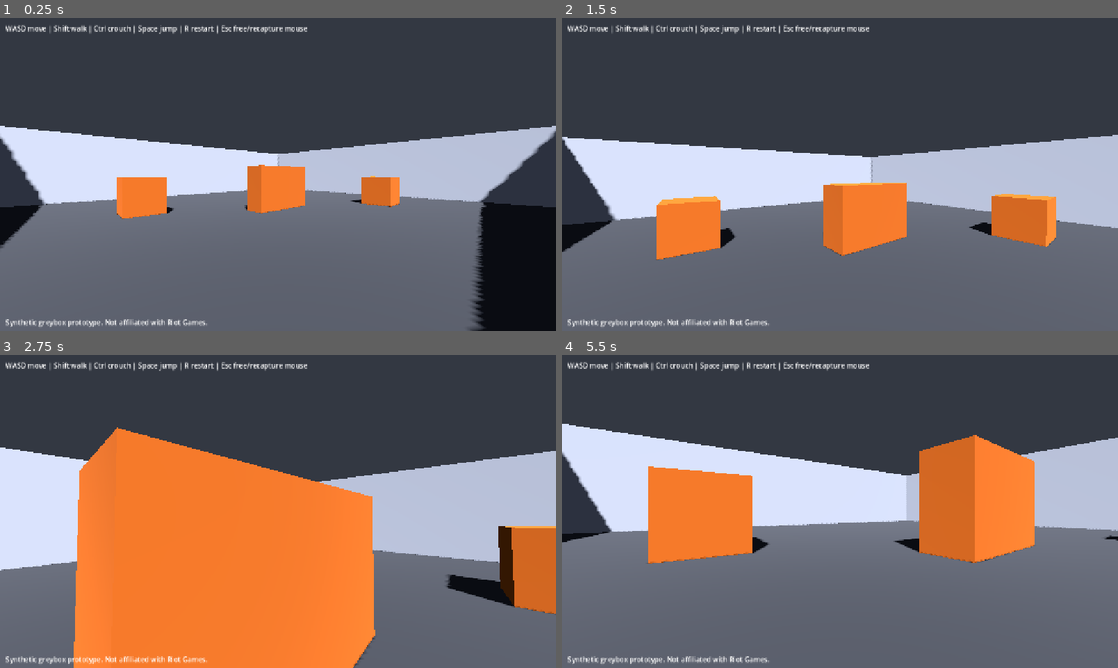
Above: before the commit, frames 1-4 (two rows, left to right).
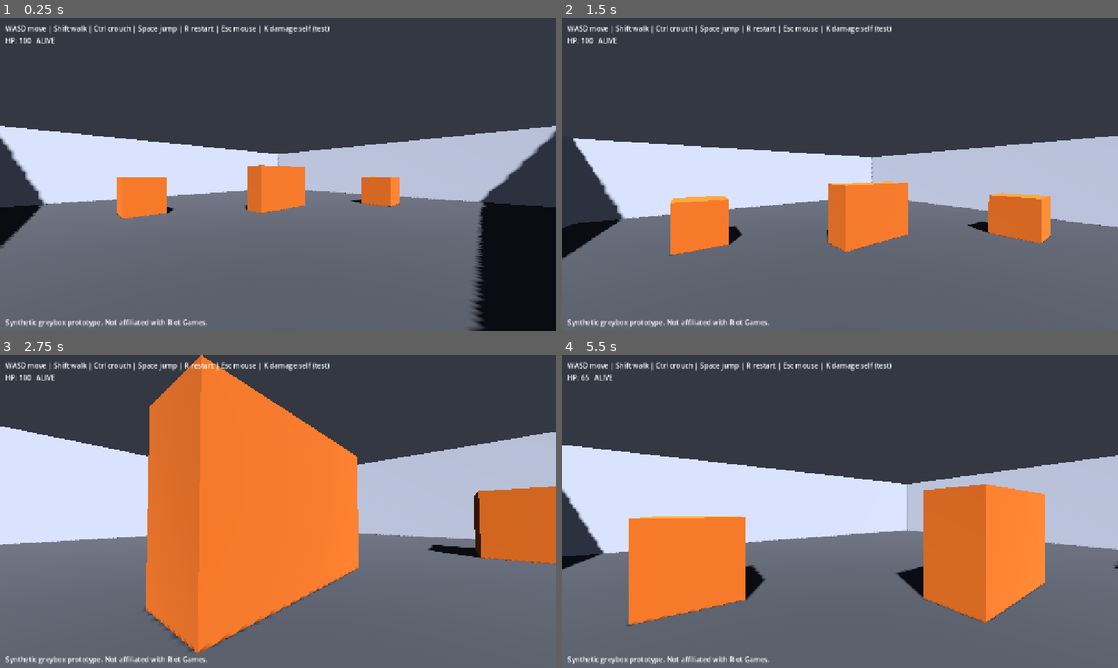
Above: after the commit, the same moments.

Repository: Wonho2007/callout-trainer
Game: Godot game, scene res://scenes/main.tscn
Same seed, same stepped clock (60 frames per second), same inputs: the game is played once before the commit and once after it.
Inputs (mouse positions are in pixels of both pictures, inside the frame that each line leads up to):
- Up to frame 1 (0.25 s): no input
- Up to frame 2 (1.5 s): tap Enter at 0.5 s; move the mouse to (867, 174) at 0.52 s; hold Ctrl (crouch, bound only after the commit) 0.53-1.28 s; hold W (move_forward) from 0.53 s (still down); tap Space (jump) at 0.77, 1.07 s; tap Shift (crouch, bound only before the commit) at 0.8, 1.35 s; move the mouse to (812, 174) at 1.27 s
- Up to frame 3 (2.75 s): keep holding W (move_forward); tap Space (jump) at 1.52, 1.55, 1.82, 2.1 s; move the mouse to (289, 505) at 2.02 s; hold Ctrl (crouch, bound only after the commit) from 2.03 s (still down)
- Up to frame 4 (5.5 s): keep holding W (move_forward); move the mouse to (834, 517) at 2.77 s; release Ctrl (crouch, bound only after the commit) at 2.78 s; tap Ctrl (crouch, bound only after the commit) at 2.85, 4.35 s; tap Space (jump) at 3.02, 3.32, 3.77, 3.8, 4.07, 4.52, 4.82 s; tap Shift (crouch, bound only before the commit) at 3.05 s; move the mouse to (878, 514) at 3.52 s; hold Shift (crouch, bound only before the commit) 3.53-4.28 s; tap R (restart) at 4.15 s; move the mouse to (795, 508) at 4.27 s; tap K (debug_damage_self, bound only after the commit) at 4.9 s; move the mouse to (845, 511) at 5.02 s; hold Shift (crouch, bound only before the commit) from 5.03 s (still down)

The runs differ from the first frame. In frame 1, 0.3% of the frame differs, in the area x 1-60%, y 2-9%; in frame 2, 3.3%; in frame 3, 37%, in the area x 0-100%, y 0-100%; in frame 4, 23%.

Commit message:
Add damage/death handling; keep comms alive after player death
ActorBase gains is_alive, a died signal (no hidden truth), apply_damage
passthrough and a Health died connection; teleport_to revives on restart.
Player gains a Health node; on death the player stops moving but keeps
mouse-look and the input/comms channel (COMMUNICATION_COACHING). A temporary
debug key (K) applies damage for testing until weapons exist. Fix swapped
crouch/walk bindings (crouch=Ctrl, walk=Shift).

Verified in Godot 4.4.1: HP drops and death triggers on K; mouse-look works
while dead; R restarts and revives. check_repo.py passes.

Diff:
--- a/actors/actor_base.gd
+++ b/actors/actor_base.gd
@@ -32,8 +32,37 @@
 ## Optional health component child named "Health", if present.
 @onready var health: Health = get_node_or_null("Health")
 
+## Emitted when this actor dies (combatant state only). Carries no hidden
+## truth — just that this actor died. Consumers: round logic, and Person 3's
+## grader via permitted event forwarding. Does NOT expose a killer.
+signal died
+
+## False once dead: a dead actor stops moving as a combatant. Death does not
+## free the node and (for the player) does not disable the comms/input channel —
+## the player must still be able to report after dying (COMMUNICATION_COACHING).
+var is_alive: bool = true
+
+
+func _ready() -> void:
+	if health:
+		health.died.connect(_on_health_died)
+
+
+func _on_health_died() -> void:
+	is_alive = false
+	move_dir = Vector3.ZERO
+	died.emit()
+
 
 func _physics_process(delta: float) -> void:
+	# A dead combatant does not move, but still falls so it rests on the floor.
+	if not is_alive:
+		_apply_gravity(delta)
+		velocity.x = 0.0
+		velocity.z = 0.0
+		move_and_slide()
+		return
+
 	_apply_gravity(delta)
 	if _want_jump and is_on_floor():
 		velocity.y = jump_velocity
@@ -87,10 +116,19 @@
 	return to.length()
 
 
-## Place the actor at a spawn marker (position + yaw). Resets velocity/health.
+## Apply damage via the Health component (if any). The physical executor side;
+## weapons and area effects call this. Does nothing if no Health or already dead.
+func apply_damage(amount: float) -> void:
+	if health:
+		health.apply_damage(amount)
+
+
+## Place the actor at a spawn marker (position + yaw). Resets velocity/health
+## and revives the combatant (used on round restart).
 func teleport_to(marker: Marker3D) -> void:
 	global_position = marker.global_position
 	rotation.y = marker.rotation.y
 	velocity = Vector3.ZERO
+	is_alive = true
 	if health:
 		health.reset()
--- a/project.godot
+++ b/project.godot
@@ -51,12 +51,12 @@
 }
 crouch={
 "deadzone": 0.5,
-"events": [Object(InputEventKey,"resource_local_to_scene":fa …(146 unchanged characters)… se,"keycode":0,"physical_keycode":4194325,"key_label":0,"unicode":0,"location":0,"echo":false,"script":null)
+"events": [Object(InputEventKey,"resource_local_to_scene":fa …(146 unchanged characters)… se,"keycode":0,"physical_keycode":4194326,"key_label":0,"unicode":0,"location":0,"echo":false,"script":null)
 ]
 }
 walk={
 "deadzone": 0.5,
-"events": [Object(InputEventKey,"resource_local_to_scene":fa …(146 unchanged characters)… se,"keycode":0,"physical_keycode":4194326,"key_label":0,"unicode":0,"location":0,"echo":false,"script":null)
+"events": [Object(InputEventKey,"resource_local_to_scene":fa …(146 unchanged characters)… se,"keycode":0,"physical_keycode":4194325,"key_label":0,"unicode":0,"location":0,"echo":false,"script":null)
 ]
 }
 restart={
@@ -67,6 +67,11 @@
 toggle_mouse={
 "deadzone": 0.5,
 "events": [Object(InputEventKey,"resource_local_to_scene":false,"resource_name":"","device":-1,"window_id":0,"alt_press …(195 unchanged characters)…
+]
+}
+debug_damage_self={
+"deadzone": 0.5,
+"events": [Object(InputEventKey,"resource_local_to_scene":false,"resource_name":"","device":-1,"window_id":0,"alt_pressed":false,"shift_pressed":false,"ctrl_pressed":false,"meta_pressed":false,"pressed":false,"keycode":0,"physical_keycode":75,"key_label":0,"unicode":0,"location":0,"echo":false,"script":null)
 ]
 }
 
--- a/scenes/main.gd
+++ b/scenes/main.gd
@@ -10,7 +10,7 @@
 
 @onready var builder = $SandboxBuilder
 
-var _player: CharacterBody3D
+var _player: ActorBase
 
 
 func _ready() -> void:
@@ -22,6 +22,10 @@
 	if not builder.navigation_is_ready:
 		await builder.navigation_ready
 	_verify_navigation()
+
+
+func _process(_delta: float) -> void:
+	_update_status()
 
 
 func _verify_navigation() -> void:
@@ -38,17 +42,28 @@
 func _unhandled_input(event: InputEvent) -> void:
 	if event.is_action_pressed("restart"):
 		_restart()
+	# Debug hook for this increment: damage the player to test death handling.
+	# (Temporary — replaced by weapons in a later increment.)
+	elif event.is_action_pressed("debug_damage_self") and _player:
+		_player.apply_damage(35.0)
 
 
 func _spawn_player() -> void:
 	var spawn: Marker3D = builder.get_spawn("player")
 	_player = PlayerScene.instantiate()
 	add_child(_player)
+	_player.died.connect(_on_player_died)
 	if spawn:
 		_player.teleport_to(spawn)
 	else:
 		push_warning("main: no player spawn marker found; placing at origin")
 		_player.global_position = Vector3(0, 1, 0)
+
+
+func _on_player_died() -> void:
+	# The player's combatant state is dead, but input/comms stay available so the
+	# player can still report (COMMUNICATION_COACHING). Round logic hooks here later.
+	pass
 
 
 func _restart() -> void:
@@ -62,4 +77,13 @@
 func _update_hud() -> void:
 	var hud := get_node_or_null("HUD/Hints")
 	if hud:
-		hud.text = "WASD move | Shift walk | Ctrl crouch | Space jump | R restart | Esc free/recapture mouse"
+		hud.text = "WASD move | Shift walk | Ctrl crouch | Space jump | R restart | Esc mouse | K damage self (test)"
+
+
+func _update_status() -> void:
+	var label := get_node_or_null("HUD/Status")
+	if label == null or _player == null:
+		return
+	var hp := _player.health.hp if _player.health else 0.0
+	var state := "ALIVE" if _player.is_alive else "DEAD (can still look/report)"
+	label.text = "HP: %d   %s" % [int(hp), state]
--- a/scenes/main.tscn
+++ b/scenes/main.tscn
@@ -16,7 +16,14 @@
 offset_top = 12.0
 offset_right = 900.0
 offset_bottom = 40.0
-text = "WASD move | Shift walk | Ctrl crouch | Space jump | R restart | Esc free/recapture mouse"
+text = "WASD move | Shift walk | Ctrl crouch | Space jump | R restart | Esc mouse | K damage self (test)"
+
+[node name="Status" type="Label" parent="HUD"]
+offset_left = 12.0
+offset_top = 40.0
+offset_right = 900.0
+offset_bottom = 68.0
+text = "HP: 100   ALIVE"
 
 [node name="Disclaimer" type="Label" parent="HUD"]
 anchors_preset = 2
--- a/scenes/player/player.gd
+++ b/scenes/player/player.gd
@@ -24,9 +24,12 @@
 	collision_mask = 1 << 0   # collide with layer 1 "world"
 	camera.current = true      # activate this camera for the viewport
 	_capture_mouse(true)
+	super._ready()             # connect Health.died -> is_alive handling
 
 
 func _unhandled_input(event: InputEvent) -> void:
+	# Mouse look and the mouse/comms channel stay available after death so the
+	# player can still observe and (later) send callouts (COMMUNICATION_COACHING).
 	if event is InputEventMouseMotion and _mouse_captured:
 		rotate_y(-event.relative.x * mouse_sensitivity)
 		_pitch = clampf(_pitch - event.relative.y * mouse_sensitivity, -1.4, 1.4)
@@ -36,6 +39,13 @@
 
 
 func _physics_process(delta: float) -> void:
+	# When dead, feed no movement input; ActorBase still applies gravity so the
+	# body rests on the floor. Input/comms channel stays alive (handled above).
+	if not is_alive:
+		set_move_dir(Vector3.ZERO)
+		super._physics_process(delta)
+		return
+
 	# Translate input into shared-actor intent, then let ActorBase move the body.
 	var is_crouching := Input.is_action_pressed("crouch")
 	if is_crouching:
--- a/scenes/player/player.tscn
+++ b/scenes/player/player.tscn
@@ -1,6 +1,7 @@
-[gd_scene load_steps=3 format=3 uid="uid://cp1ayer00001"]
+[gd_scene load_steps=4 format=3 uid="uid://cp1ayer00001"]
 
 [ext_resource type="Script" path="res://scenes/player/player.gd" id="1"]
+[ext_resource type="Script" path="res://actors/health.gd" id="2"]
 
 [sub_resource type="CapsuleShape3D" id="CapsuleShape3D_1"]
 height = 1.8
@@ -15,3 +16,6 @@
 
 [node name="Camera3D" type="Camera3D" parent="."]
 transform = Transform3D(1, 0, 0, 0, 1, 0, 0, 0, 1, 0, 1.6, 0)
+
+[node name="Health" type="Node" parent="."]
+script = ExtResource("2")
Not shown, changed: docs/HANDOFFS.md
